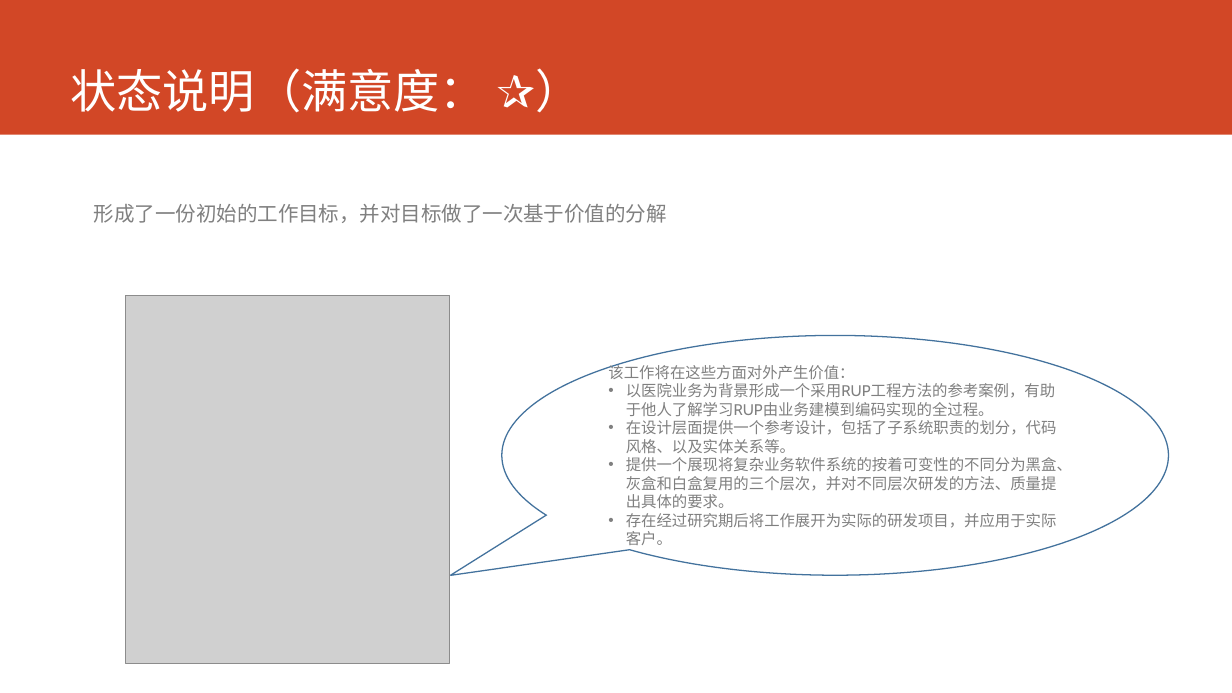
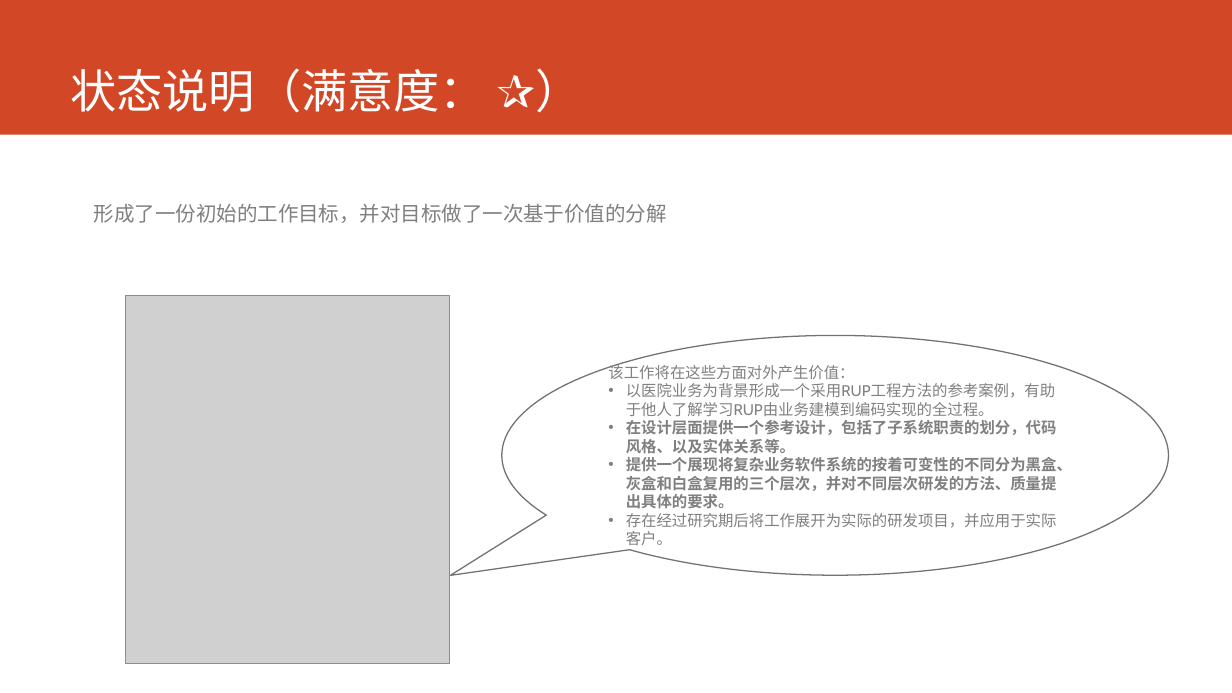
Before and after one commit to AppSecAI-TEST/hospital, a slide deck: slide 4 of doc/状态报告 2017-2-27.pptx. Drawn at 1232x693 pixels with LibreOffice and Linux fonts; fonts in the diff are those of the drawing; grey boxes stand for pictures. Boxes give left, top, right and bottom in pixels: in the first picture for what was removed or moved away, otherwise in the second. Text is boxed around its words. In the diff, an @@ line names an element or a change of style, - is before the commit and + after.

```diff
--- a/doc/状态报告 2017-2-27.pptx
+++ b/doc/状态报告 2017-2-27.pptx
@@ speech bubble "该工作将在这些方面对外产生价值：" at (x1=502, y1=335, x2=1169, y2=576): outline #43739E 1 pt to #767171 1 pt @@
@@ text in speech bubble at (x1=626, y1=420, x2=1072, y2=509): bold on in "在设计层面提供一个参考设计，包括了子系统职责的划分，代码风格、以及实体关系等。", "提供一个展现将复杂业务软件系统的按着可变性的不同分为黑盒、灰盒和白盒复用的三个层次，并对不同层次研发的方法、质量提出具体 ..." @@
```
